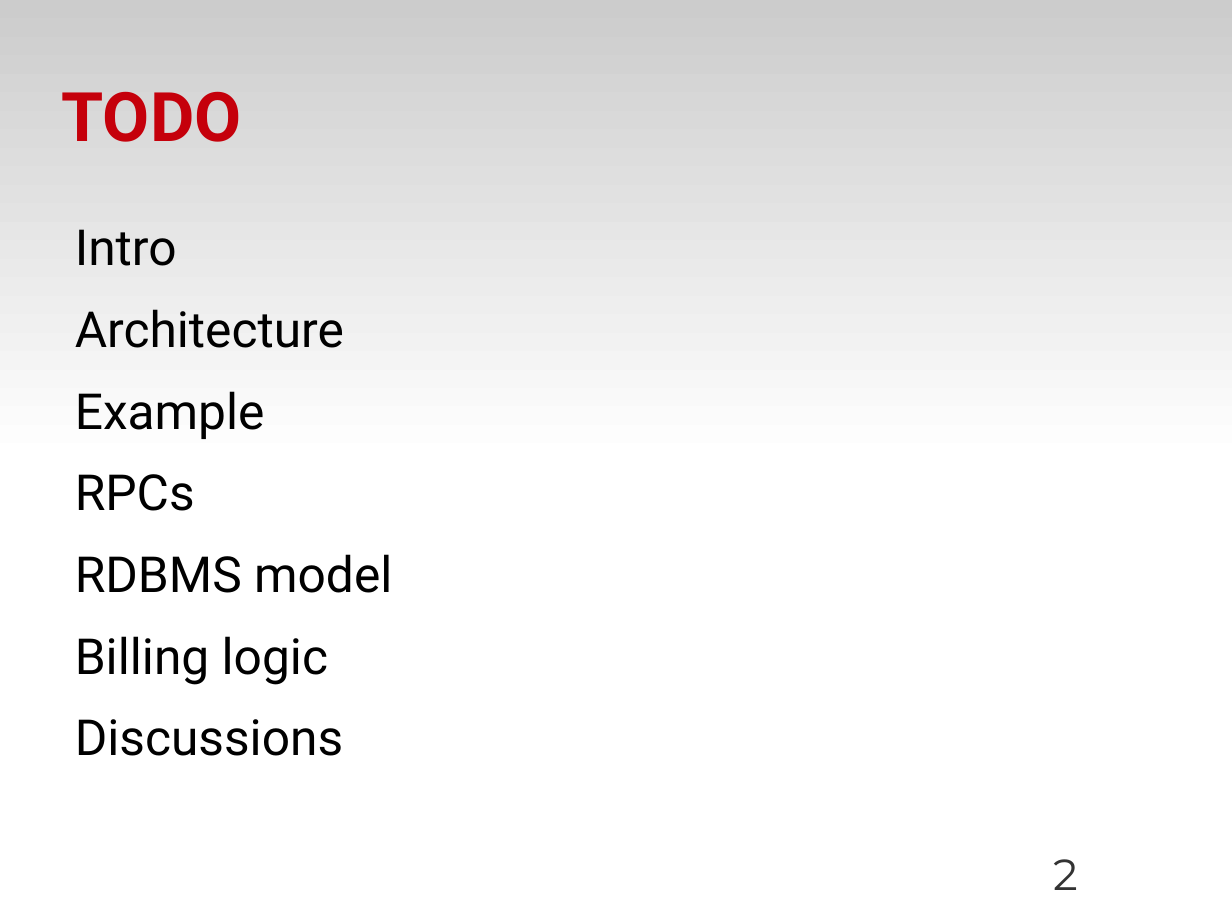
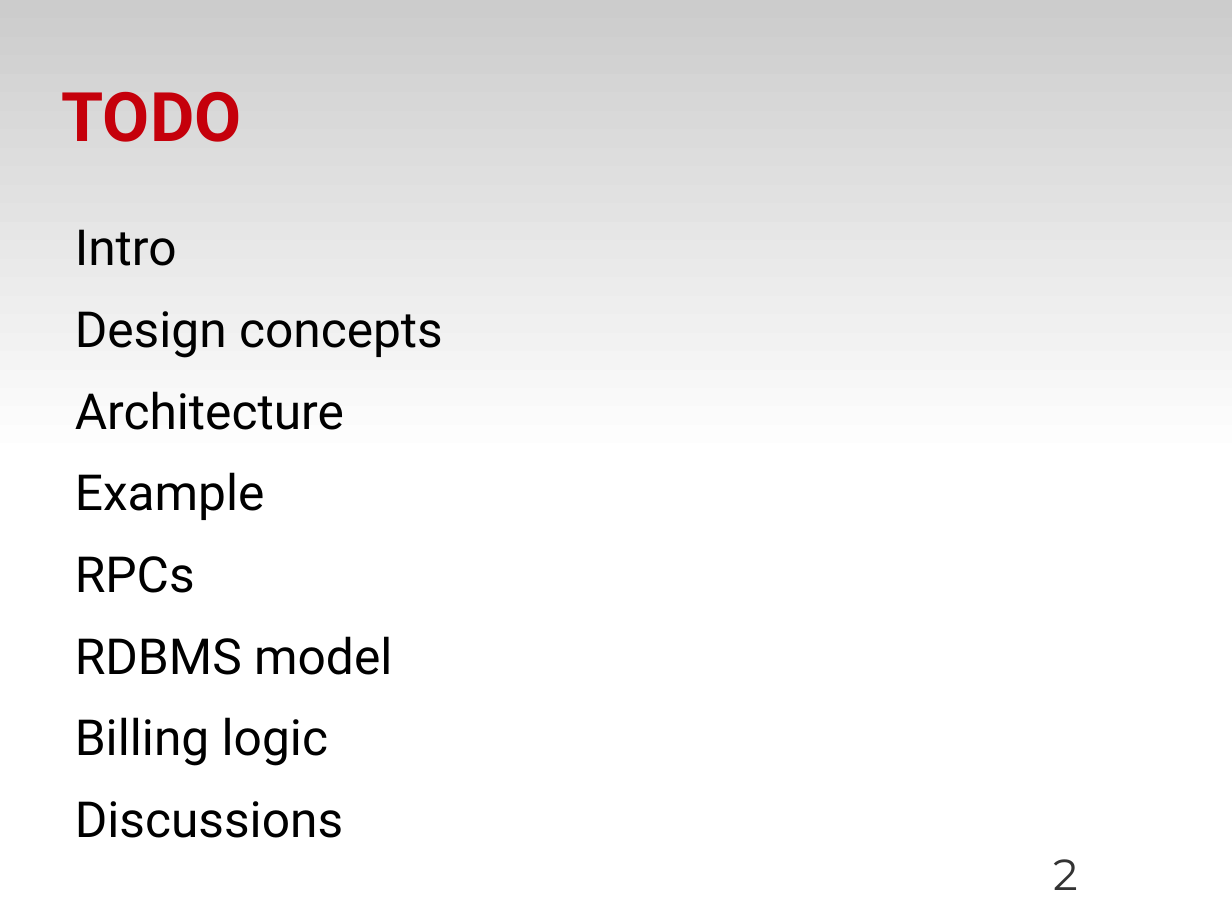
Before and after one commit to zyluo/talk-OSDS-2012, a slide deck: slide 2 of OSDS-2012-SF-dough-LZY.odp. Drawn at 1232x924 pixels with LibreOffice and Linux fonts; fonts in the diff are those of the drawing; background and template pictures are left out. Boxes give left, top, right and bottom in pixels: in the first picture for what was removed or moved away, otherwise in the second. Text is boxed around its words. In the diff, an @@ line names an element or a change of style, - is before the commit and + after.

Commit message:
Add design concepts, fix typos

```diff
--- a/OSDS-2012-SF-dough-LZY.odp
+++ b/OSDS-2012-SF-dough-LZY.odp
@@ text at (x1=75, y1=311, x2=443, y2=358): paragraph added @@
+Design concepts
```
Also in this commit, not shown: 9 other slides changed, 1 slide added.
